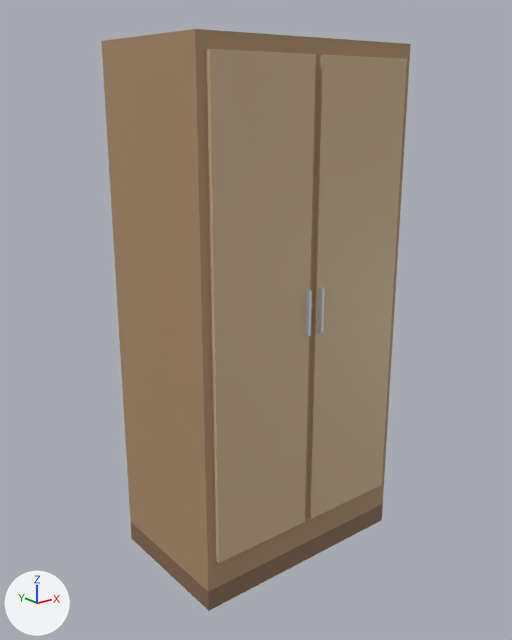
The glTF model public/modelos/placard.glb, before and after one commit.
Camera for both pictures: a 50 mm camera at (-1.62, -2.0, 1.72) aimed at (-0.02, -0.01, 0.92). Lighting does not change. The marker at lower left points along +X, +Y and +Z. The first picture is the older version.
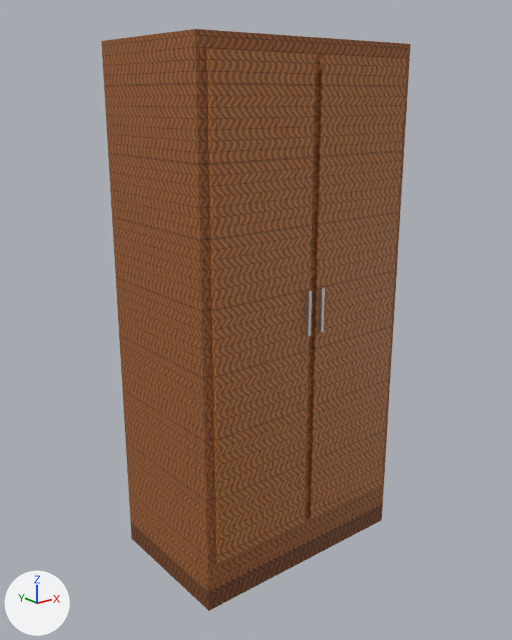
Pixel boxes (x1, y1, x2, y2) of what changed, in the pictures (512 x 640 px):
'Mesh_2', surface changed (beige to brown): (206, 49, 407, 563) in both
'Mesh_1', surface changed (darker): (101, 29, 411, 592) in both
'Mesh_0', surface changed (darker): (131, 504, 383, 611) in both

Patch to the scene script:
```diff
--- a/public/modelos/placard.glb.py
+++ b/public/modelos/placard.glb.py
@@ img_image_0 @@
+img_image_0 = load_image('Image_0', '_unpacked/Image_0', 256, 256, 'sRGB')
@@ mat_material_0 @@
 n0 = _N.new('ShaderNodeBsdfPrincipled'); n0.name = 'Principled BSDF'
-n0.inputs[0].default_value = (0.24, 0.14, 0.08, 1.0)  # 'Base Color', brown #866950
-n0.inputs[2].default_value = 0.6  # 'Roughness'
+n0.inputs[2].default_value = 0.7  # 'Roughness'
 n1 = _N.new('ShaderNodeOutputMaterial'); n1.name = 'Material Output'
+n2 = _N.new('ShaderNodeMix'); n2.name = 'Mix'
+n2.data_type = 'RGBA'
+n2.blend_type = 'MULTIPLY'
+n2.inputs[0].default_value = 1.0  # 'Factor'
+n2.inputs[7].default_value = (0.42, 0.36, 0.3, 1.0)  # 'B', grey #ada295
+n3 = _N.new('ShaderNodeTexImage'); n3.name = 'Image Texture'
+n3.image = img_image_0
 _L.new(n0.outputs[0], n1.inputs[0])  # 'BSDF' to 'Surface'
+_L.new(n2.outputs[2], n0.inputs[0])  # 'Result' to 'Base Color'
+_L.new(n3.outputs[0], n2.inputs[6])  # 'Color' to 'A'
@@ mat_material_1 @@
 n0 = _N.new('ShaderNodeBsdfPrincipled'); n0.name = 'Principled BSDF'
-n0.inputs[0].default_value = (0.42, 0.27, 0.15, 1.0)  # 'Base Color', brown #ad8e6c
-n0.inputs[2].default_value = 0.52  # 'Roughness'
+n0.inputs[2].default_value = 0.64  # 'Roughness'
 n1 = _N.new('ShaderNodeOutputMaterial'); n1.name = 'Material Output'
+n2 = _N.new('ShaderNodeMix'); n2.name = 'Mix'
+n2.data_type = 'RGBA'
+n2.blend_type = 'MULTIPLY'
+n2.inputs[0].default_value = 1.0  # 'Factor'
+n2.inputs[7].default_value = (0.78, 0.72, 0.66, 1.0)  # 'B', white #e5ddd4
+n3 = _N.new('ShaderNodeTexImage'); n3.name = 'Image Texture'
+n3.image = img_image_0
 _L.new(n0.outputs[0], n1.inputs[0])  # 'BSDF' to 'Surface'
+_L.new(n2.outputs[2], n0.inputs[0])  # 'Result' to 'Base Color'
+_L.new(n3.outputs[0], n2.inputs[6])  # 'Color' to 'A'
@@ mat_material_2 @@
 n0 = _N.new('ShaderNodeBsdfPrincipled'); n0.name = 'Principled BSDF'
-n0.inputs[0].default_value = (0.62, 0.45, 0.28, 1.0)  # 'Base Color', beige #ceb390
-n0.inputs[2].default_value = 0.45  # 'Roughness'
+n0.inputs[2].default_value = 0.56  # 'Roughness'
 n1 = _N.new('ShaderNodeOutputMaterial'); n1.name = 'Material Output'
+n2 = _N.new('ShaderNodeMix'); n2.name = 'Mix'
+n2.data_type = 'RGBA'
+n2.blend_type = 'MULTIPLY'
+n2.inputs[0].default_value = 1.0  # 'Factor'
+n2.inputs[7].default_value = (1.0, 0.98, 0.94, 1.0)  # 'B', white #fffdf8
+n3 = _N.new('ShaderNodeTexImage'); n3.name = 'Image Texture'
+n3.image = img_image_0
 _L.new(n0.outputs[0], n1.inputs[0])  # 'BSDF' to 'Surface'
+_L.new(n2.outputs[2], n0.inputs[0])  # 'Result' to 'Base Color'
+_L.new(n3.outputs[0], n2.inputs[6])  # 'Color' to 'A'
```
